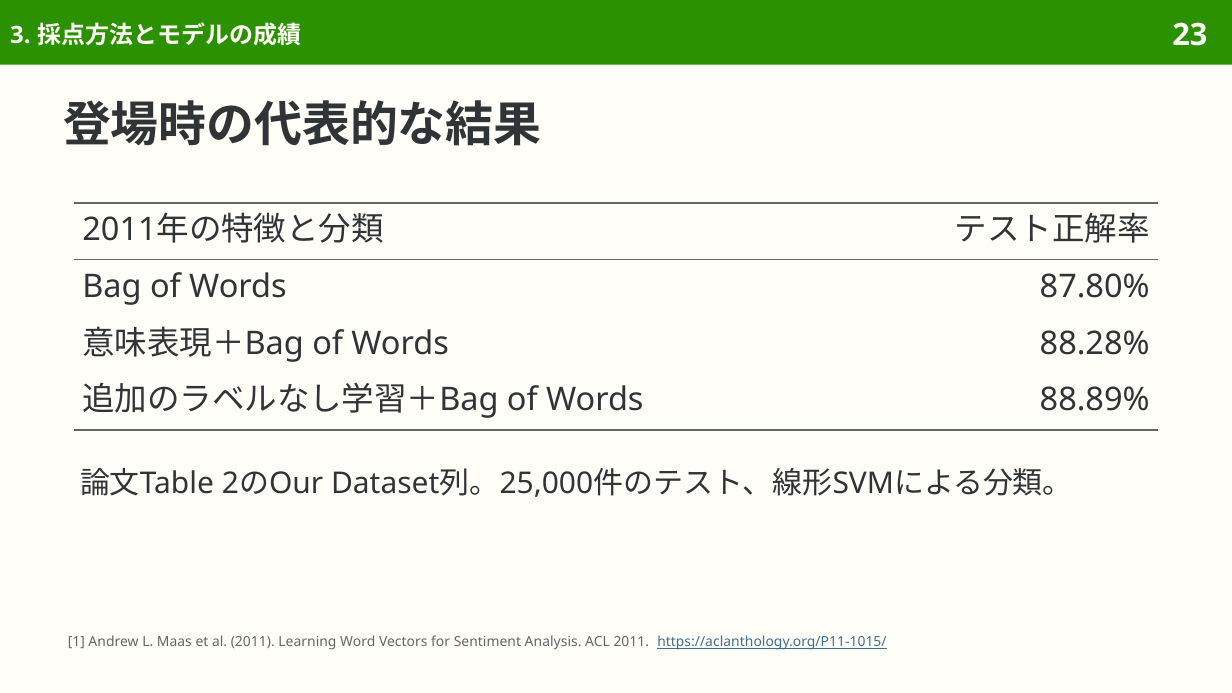
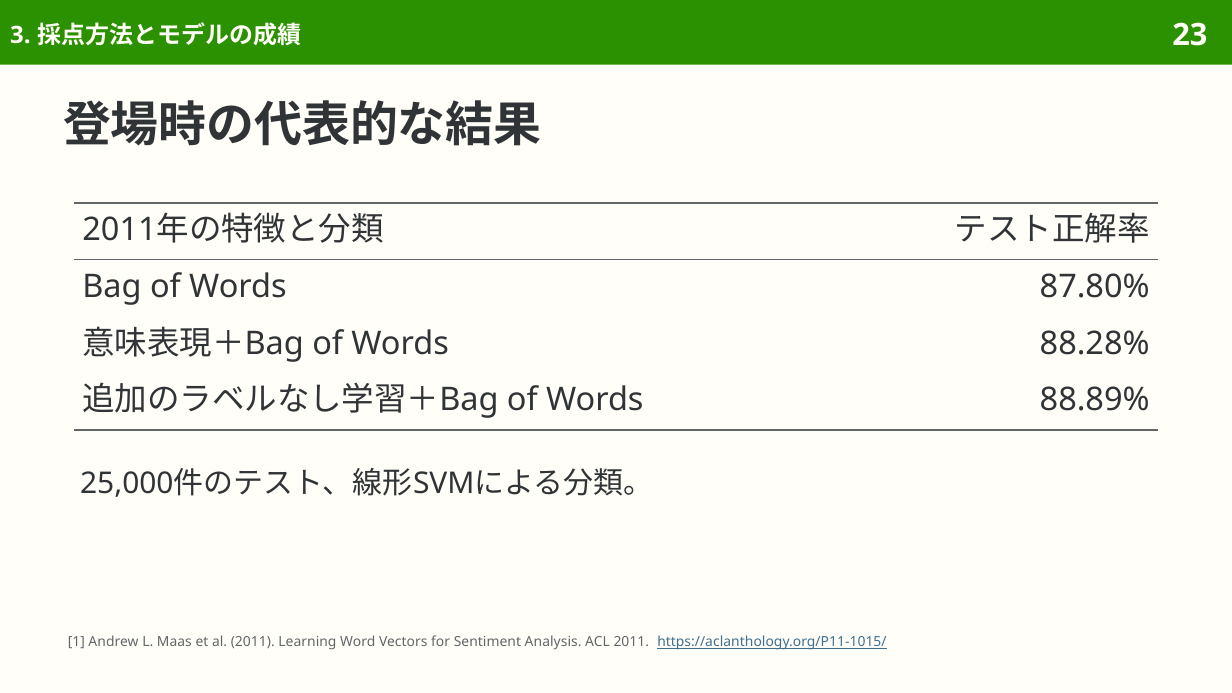
Before and after one commit to sasakiy84/datasets-in-10-minutes, a slide deck: slide 23 of slides/datasets-in-10-minutes-imdb.pptx. Drawn at 1232x693 pixels with LibreOffice and Linux fonts; fonts in the diff are those of the drawing. Boxes give left, top, right and bottom in pixels: in the first picture for what was removed or moved away, otherwise in the second. Text is boxed around its words. In the diff, an @@ line names an element or a change of style, - is before the commit and + after.

```diff
--- a/slides/datasets-in-10-minutes-imdb.pptx
+++ b/slides/datasets-in-10-minutes-imdb.pptx
@@ text at [80,468,653,497]: text changed @@
-論文Table 2のOur Dataset列。25,000件のテスト、線形SVMによる分類。
+25,000件のテスト、線形SVMによる分類。
```
Also in this commit, not shown: 12 other slides changed, 8 other files.
